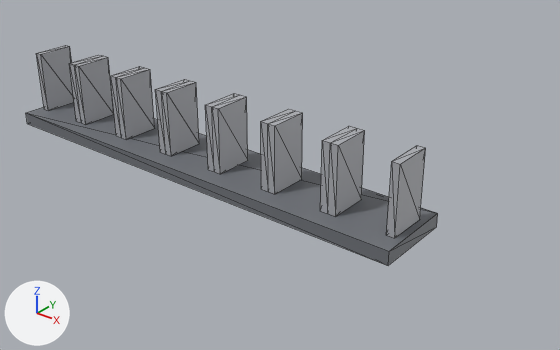
The glTF model pages/cell/live/models/rack.glb, before and after one commit.
Camera for both pictures: a 50 mm camera at (0.376, -0.378, 0.251) aimed at (0.064, 0.012, 0.009). The lights are fixed; the arrows at lower left show +X, +Y and +Z. The picture after the commit comes second. Mesh edges are drawn as thin lines. Where no turn or scale is listed for an object, it has been applied to the vertices.

In view in the first picture: 'base', 'post1a', 'post2a', 'post3a', 'post4a', 'post4b', 'post5a', 'post5b', 'post6a', 'post6b', 'post7a', 'post7b' and 3 more.
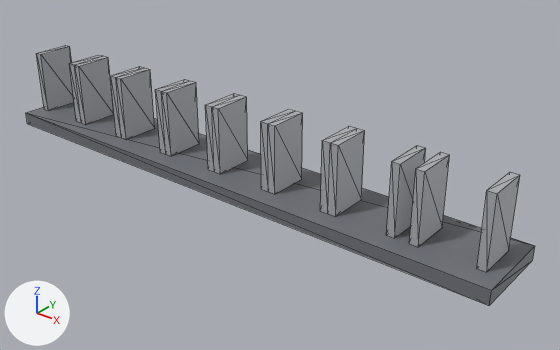
Where the change shows, as pixel boxes [x1, y1, x2, y2] in the pictures (560 x 350 px):
'base', moved, rescaled (23% wider, 24% taller)
    before: [26, 102, 438, 265]
    after: [26, 102, 535, 305]
'post8a', added
    after: [409, 152, 450, 247]
'post8b', added
    after: [477, 172, 520, 272]

Diff of the bpy script that builds the scene:
```diff
--- a/pages/cell/live/models/rack.glb.py
+++ b/pages/cell/live/models/rack.glb.py
@@ mat_post8b @@
+mat_post8b = principled_material('post8b')
+mat_post8b.base_color = (0.42, 0.43, 0.46)  # grey #adafb5
@@ mat_post8a @@
+mat_post8a = principled_material('post8a')
+mat_post8a.base_color = (0.42, 0.43, 0.46)  # grey #adafb5
@@ me_post8b @@
+me_post8b.from_pydata(...)  # a box spanning x -0.003..0.003, y -0.015..0.015, z -0.025..0.025
+me_post8b.materials.append(mat_post8b)  # grey #adafb5
@@ me_post8a @@
+me_post8a.from_pydata(...)  # a box spanning x -0.003..0.003, y -0.015..0.015, z -0.025..0.025
+me_post8a.materials.append(mat_post8a)  # grey #adafb5
@@ ob_base @@
 ob_base.parent = ob_rack
-ob_base.location = (0.0, 0.0, 0.005)
-ob_base.scale = (0.36, 0.06, 0.01)
+ob_base.location = (0.0325, 0.0, 0.005)
+ob_base.scale = (0.425, 0.06, 0.01)
@@ ob_post8b @@
+ob_post8b = bpy.data.objects.new('post8b', me_post8b)
+ob_post8b.location = (0.232, 0.0, 0.035)
@@ ob_post8a @@
+ob_post8a = bpy.data.objects.new('post8a', me_post8a)
+ob_post8a.location = (0.188, 0.0, 0.035)
```
